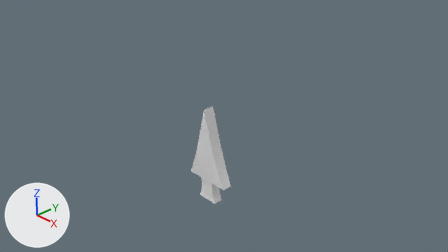
A saved change to the Blender file QuadcopterDemo/Assets/Resources/Arrow/Arrow.blend.
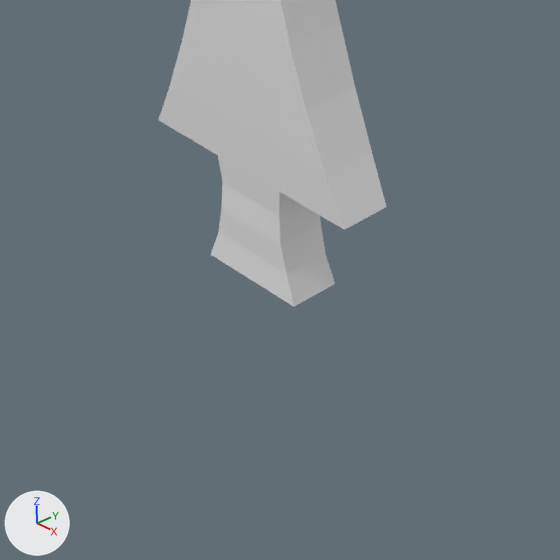
Each version appears first from the file's camera 'Camera', and next in a close-up on the part from 36% to 58% of the width and 60% to 99% of the height. The axes (+X, +Y, +Z) are drawn at lower left. The lights are the same throughout.
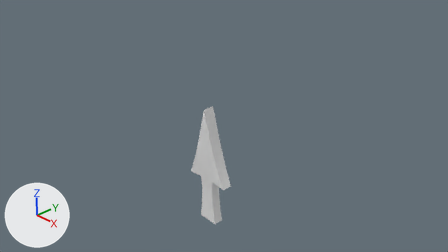
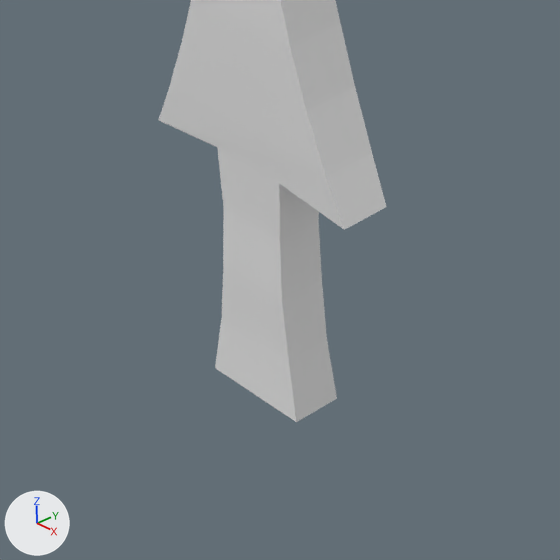
What the commit changed:
me_cube has 50 vertices, 47 faces and spans x -0.58..0.59, y -0.14..0.14, z -1.52..0.87.
me_cube is used by ob_cube; location (0.0, 0.0, 0.0).
me_cube part 1: all 20 vertices in x -0.27..0.27, y -0.12..0.12, z -1.52..-0.98 are scaled about their middle by (1, 1, 2.19), then moved by (0.0, 0.0, -0.28).

Location of each change, [x1, y1, x2, y2] in pixels of the close-ups (560 x 560 px; the box of a moved part takes in the faces that stretch with it):
'Cube', reshaped: before [159, 0, 386, 306]; after [159, 0, 386, 422]
part 1 of me_cube, moved or reshaped: before [159, 87, 344, 306]; after [159, 87, 344, 422]
